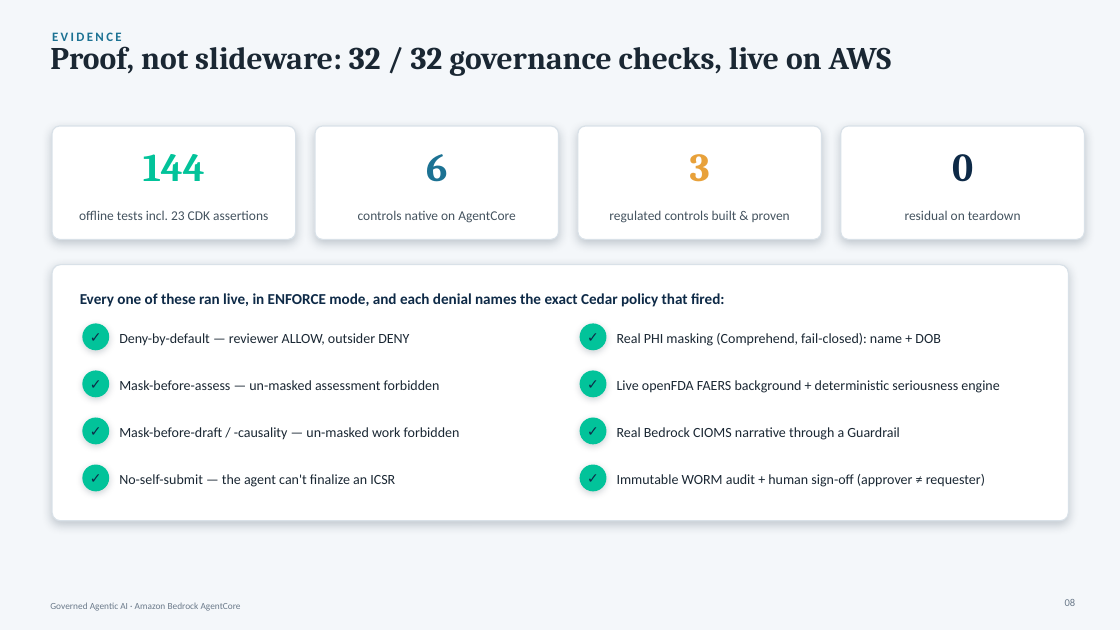
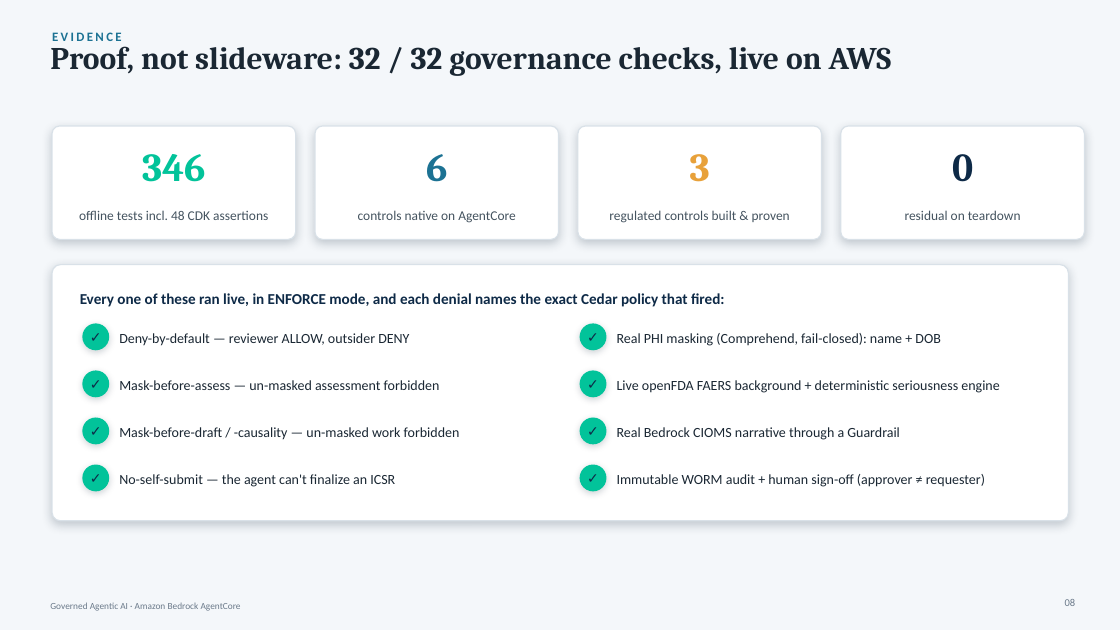
Before and after one commit to virtualryder/pharmacovigilance_agent, a slide deck: slide 8 of docs/PV-AgentCore-Leadership.pptx. Drawn at 1120x630 pixels with LibreOffice and Linux fonts; fonts in the diff are those of the drawing. Boxes give left, top, right and bottom in pixels: in the first picture for what was removed or moved away, otherwise in the second. Text is boxed around its words. In the diff, an @@ line names an element or a change of style, - is before the commit and + after.

```diff
--- a/docs/PV-AgentCore-Leadership.pptx
+++ b/docs/PV-AgentCore-Leadership.pptx
@@ text at box(142, 154, 205, 182): text changed @@
-144
+346
@@ text at box(79, 210, 268, 220): text changed @@
-offline tests incl. 23 CDK assertions
+offline tests incl. 48 CDK assertions
```
Also in this commit, not shown: 14 other files.
